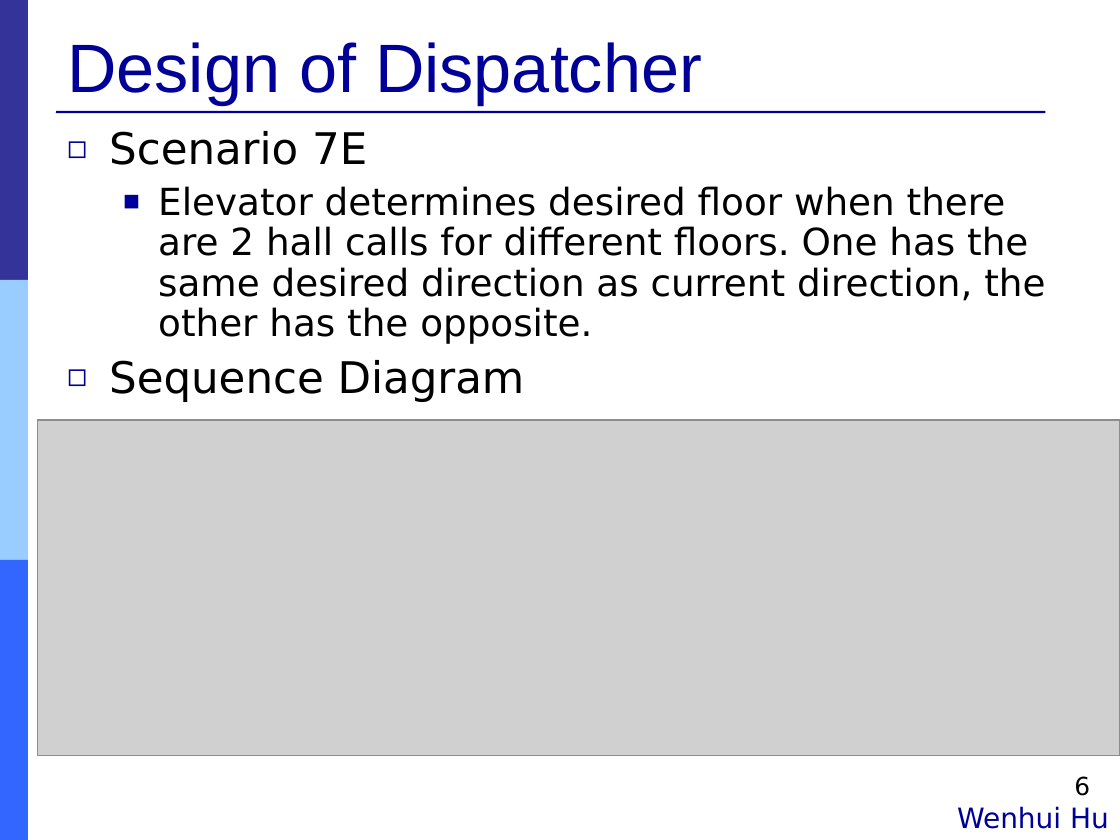
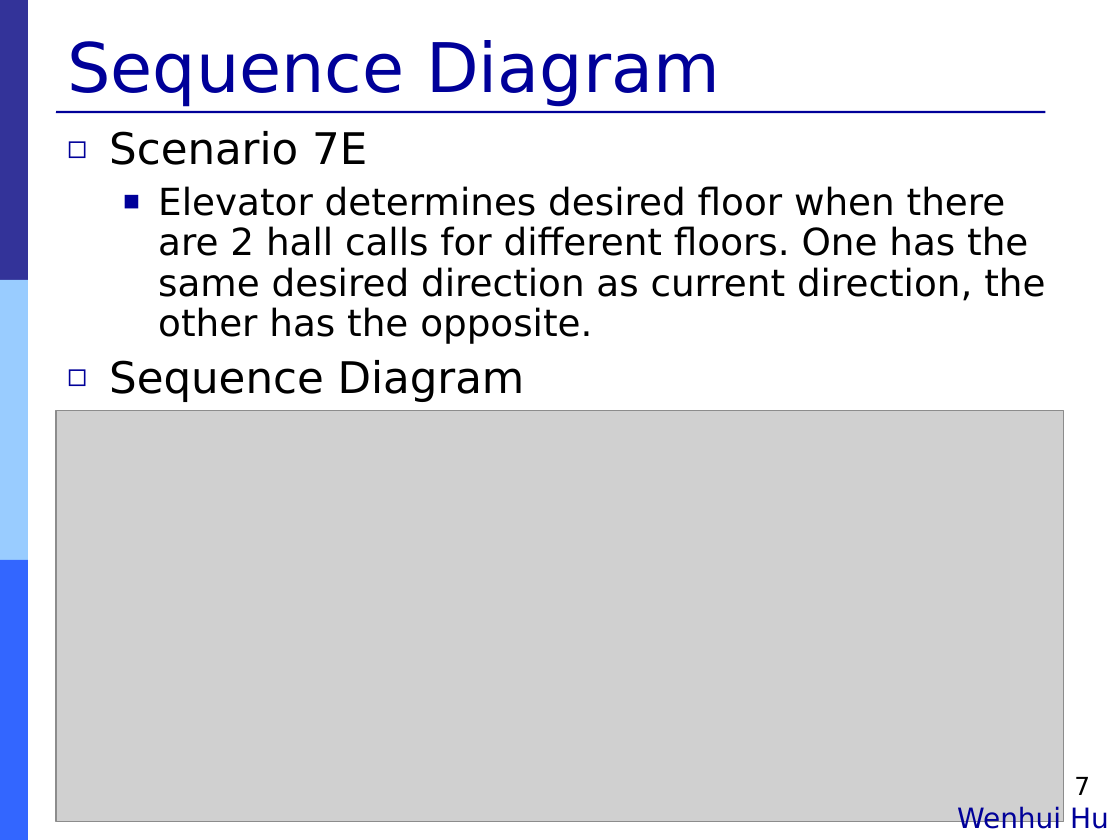
Before and after one commit to Muliang/18649, a slide deck: slide 7 of logs/09_final_pres.ppt (slide 6 before the commit). Drawn at 1120x840 pixels with LibreOffice and Linux fonts; fonts in the diff are those of the drawing; grey boxes stand for pictures. Boxes give left, top, right and bottom in pixels: in the first picture for what was removed or moved away, otherwise in the second. Text is boxed around its words. In the diff, an @@ line names an element or a change of style, - is before the commit and + after.

Commit message:
change ppt

```diff
--- a/logs/09_final_pres.ppt
+++ b/logs/09_final_pres.ppt
@@ title at [67,40,720,107]: text changed; font Arial to DejaVu Sans @@
-Design of Dispatcher
+Sequence Diagram
@@ picture: place and size @@
-picture at [37,420,1120,756]
+picture at [56,411,1064,822]
@@ page number at [1074,777,1090,795]: text changed @@
-6
+7
```
Also in this commit, not shown: 3 other slides changed, 7 slides added, 4 slides removed.
